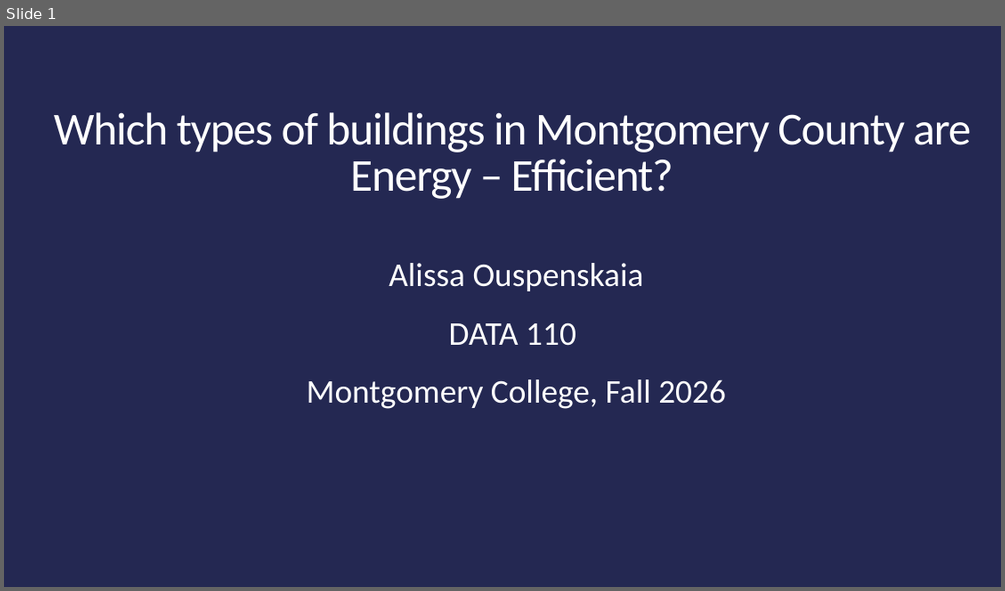
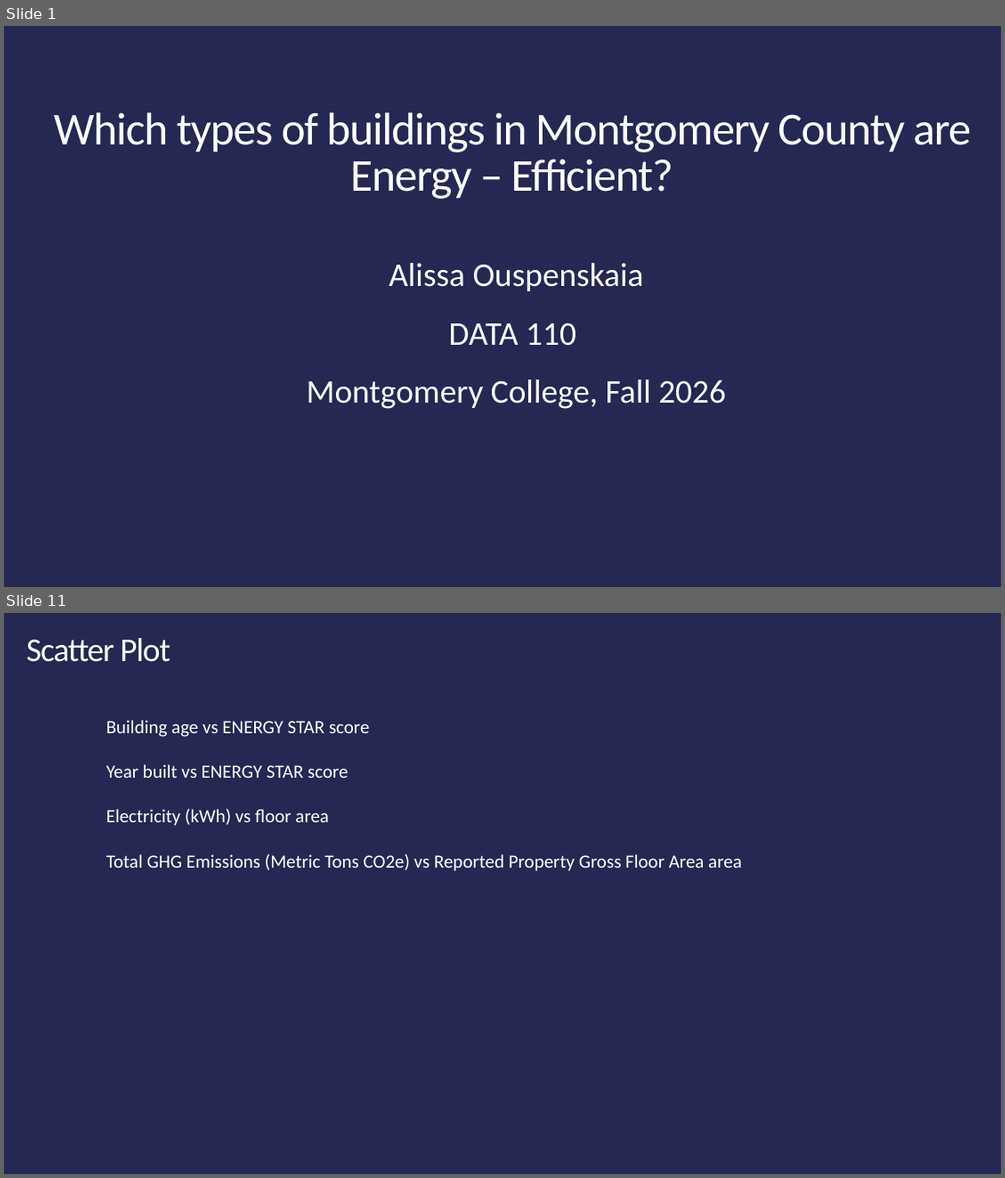
Before and after one commit to Alissa-Ouspen/data110_alissa, a slide deck: project1/Proj1_Present_Energy_Ouspenskaia.pptx. Shown one above the other, each under a label of ours: slide 1 before the commit, slides 1 and 11 after it; the slides between them are not shown. The pictures are 1005x591 and 1005x1178 pixels, drawn with LibreOffice and Linux fonts; fonts in the diff are those of the drawing. Boxes give left, top, right and bottom in pixels: in the first picture for what was removed or moved away, otherwise in the second. Text is boxed around its words. In the diff, an @@ line names an element or a change of style, - is before the commit and + after.

```diff
--- a/project1/Proj1_Present_Energy_Ouspenskaia.pptx
+++ b/project1/Proj1_Present_Energy_Ouspenskaia.pptx
@@ slide 11 added at box(4, 613, 1001, 1174), background #242852 @@
@@ title added at box(26, 638, 170, 662), 32 pt, text #FFFFFF @@
+Scatter Plot
@@ text added at box(106, 720, 742, 871), 18 pt, text #FFFFFF @@
+Building age vs ENERGY STAR score
+Year built vs ENERGY STAR score
+Electricity (kWh) vs floor area
+Total GHG Emissions (Metric Tons CO2e) vs Reported Property Gross Floor Area area
```
Also in this commit, not shown: 2 slides changed, 8 other slides added, 10 other files.
